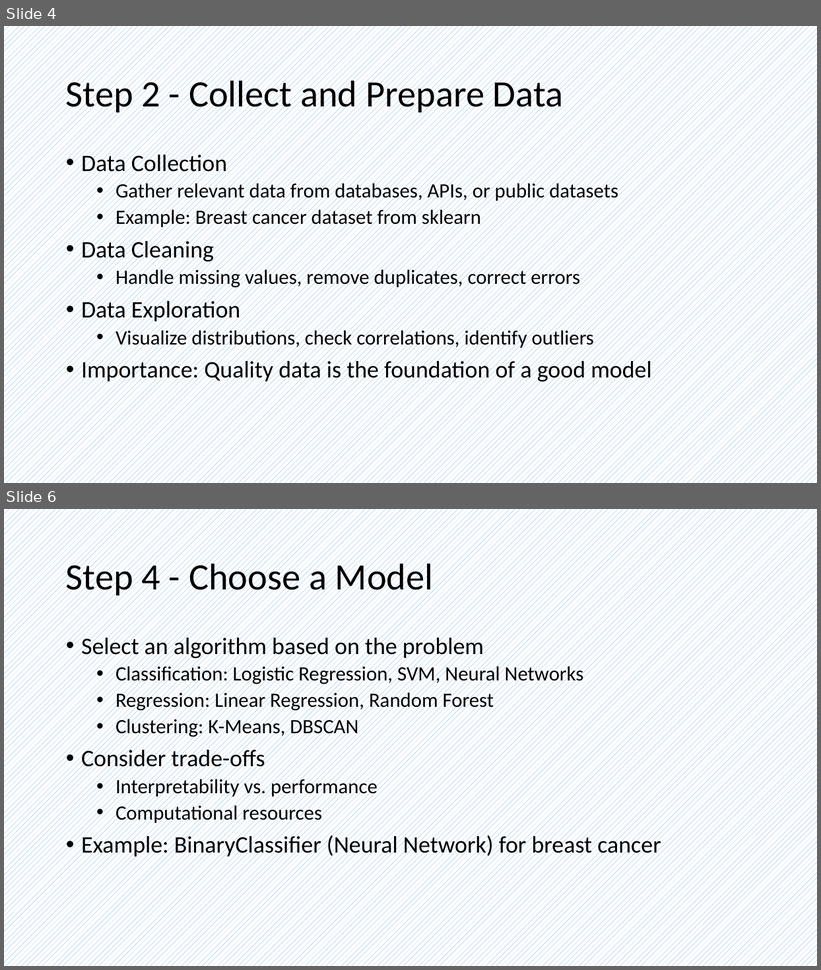
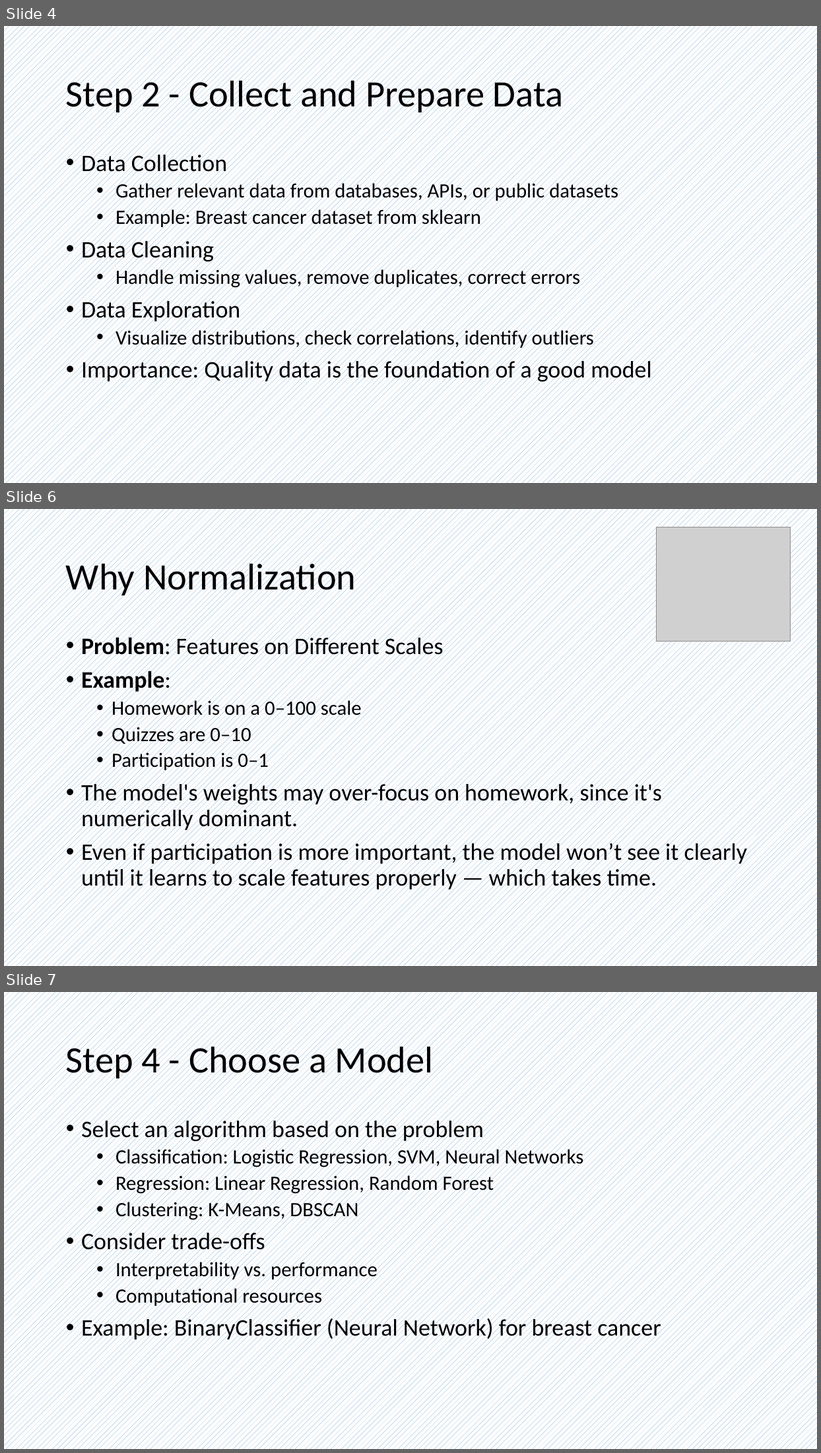
Before and after one commit to frankwxu/AI4DigitalForensics, a slide deck: lectures/07_binary_classification_n_to_1/0_ML_workflow_breast_cancer.pptx. Shown one above the other, each under a label of ours: slides 4 and 6 before the commit, slides 4, 6 and 7 after it; the slides between them are not shown. The pictures are 821x970 and 821x1453 pixels, drawn with LibreOffice and Linux fonts; fonts in the diff are those of the drawing; grey boxes stand for pictures; background and template pictures are left out. Boxes give left, top, right and bottom in pixels: in the first picture for what was removed or moved away, otherwise in the second. Text is boxed around its words. In the diff, an @@ line names an element or a change of style, - is before the commit and + after.

```diff
--- a/lectures/07_binary_classification_n_to_1/0_ML_workflow_breast_cancer.pptx
+++ b/lectures/07_binary_classification_n_to_1/0_ML_workflow_breast_cancer.pptx
@@ slide 6 added at <box>4,509,817,966</box>, background pattern #5B9BD5 on #FFFFFF @@
@@ picture added at <box>657,527,791,641</box> @@
@@ title added at <box>66,558,356,598</box>, 44 pt, text #000000 @@
+Why Normalization
@@ text added at <box>81,634,747,892</box>, 28 pt, text #000000 @@
+• Problem: Features on Different Scales
+• Example:
+  • Homework is on a 0–100 scale
+  • Quizzes are 0–10
+  • Participation is 0–1
+• The model's weights may over-focus on homework, since it's numerically dominant.
+• Even if participation is more important, the model won’t see it clearly until it learns to scale features properly — which takes time.
@@ what was slide 6 is now slide 7 @@
```
Also in this commit, not shown: 1 slide changed, 6 other files.
